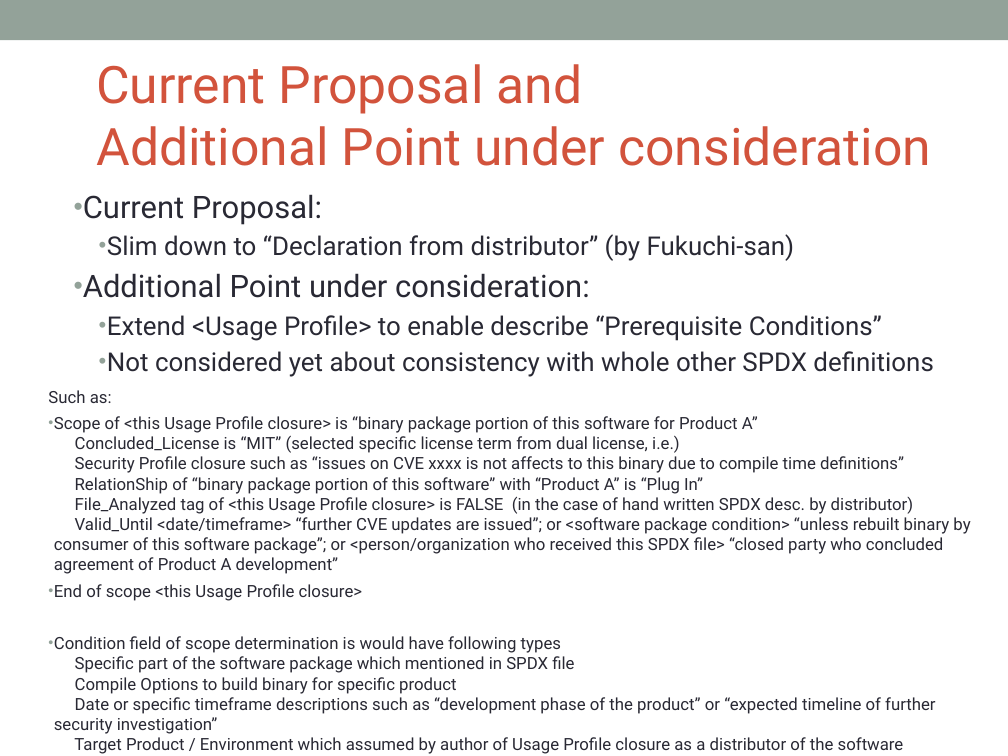
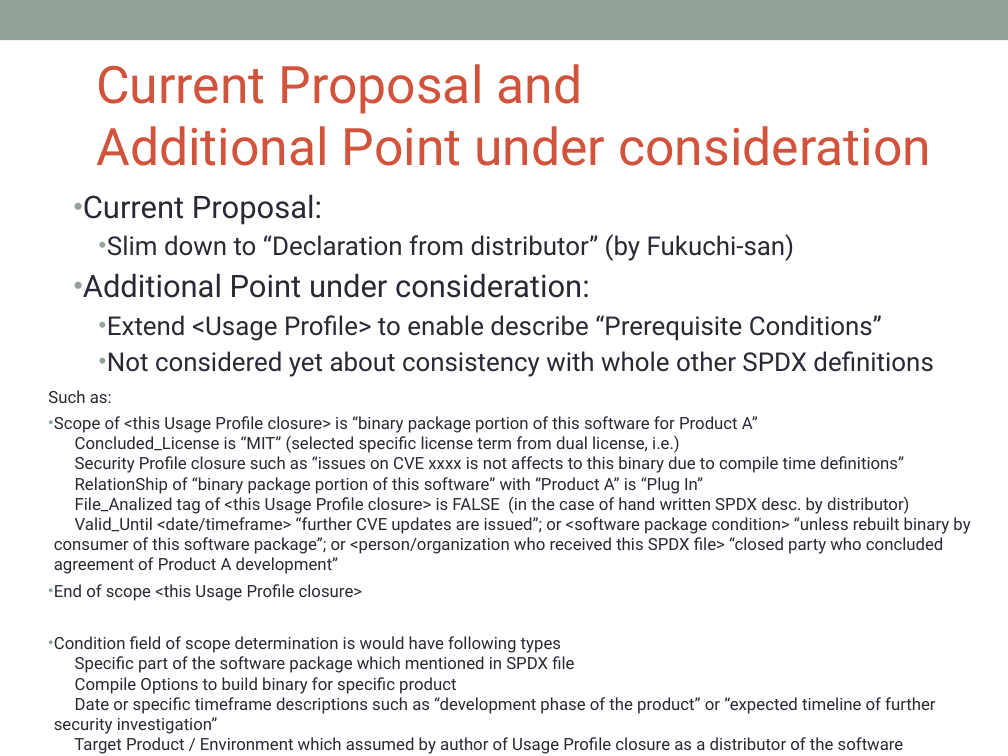
Before and after one commit to OpenChain-Project/OpenChain-JWG, a slide deck: slide 18 of License-Info-Exchange/UsageProfile/Proposal/Background_of_Proposal_of_UsageProfile_CC0.pptx (slide 16 before the commit). Drawn at 1008x756 pixels with LibreOffice and Linux fonts; fonts in the diff are those of the drawing; background and template pictures are left out. Boxes give left, top, right and bottom in pixels: in the first picture for what was removed or moved away, otherwise in the second. Text is boxed around its words. In the diff, an @@ line names an element or a change of style, - is before the commit and + after.

Commit message:
Proposal doc updated to 4/12 version.

```diff
--- a/License-Info-Exchange/UsageProfile/Proposal/Background_of_Proposal_of_UsageProfile_CC0.pptx
+++ b/License-Info-Exchange/UsageProfile/Proposal/Background_of_Proposal_of_UsageProfile_CC0.pptx
@@ text at bbox=[54, 416, 970, 574]: text changed @@
-• Scope of <this Usage Profile closure> is “binary package portion of this software for Product A”
-  Concluded_License is “MIT” (selected specific license term from dual license, i.e.)
-  Security Profile closure such as “issues on CVE xxxx is not affects to this binary due to compile time definitions”
-  RelationShip of “binary package portion of this software” with “Product A” is “Plug In”
-  File_Analyzed tag of <this Usage Profile closure> is FALSE (in the case of hand written SPDX desc. by distributor)
-  Valid_Until <date/timeframe> “further CVE updates are issued”; or <software package condition> “unless rebuilt binary by consumer of this software package”; or <person/organization who received this SPDX file> “closed party who concluded agreement of Product A development”
+• Scope of <this Usage Profile closure> is “binary package portion of this software for Product A”
+  Concluded_License is “MIT” (selected specific license term from dual license, i.e.)
+  Security Profile closure such as “issues on CVE xxxx is not affects to this binary due to compile time definitions”
+  RelationShip of “binary package portion of this software” with “Product A” is “Plug In”
+  File_Analized tag of <this Usage Profile closure> is FALSE (in the case of hand written SPDX desc. by distributor)
+  Valid_Until <date/timeframe> “further CVE updates are issued”; or <software package condition> “unless rebuilt binary by consumer of this software package”; or <person/organization who received this SPDX file> “closed party who concluded agreement of Product A development”
```
Also in this commit, not shown: 1 other slide changed, 2 slides added.
